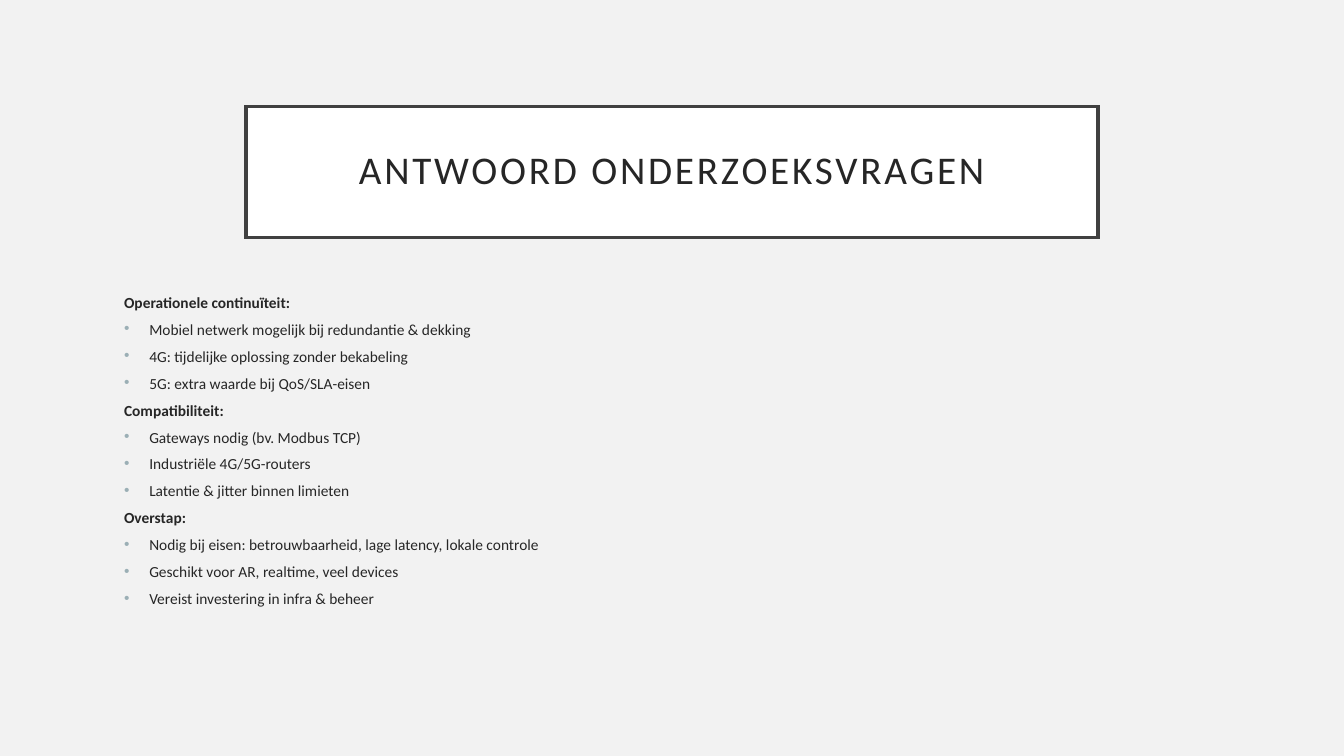
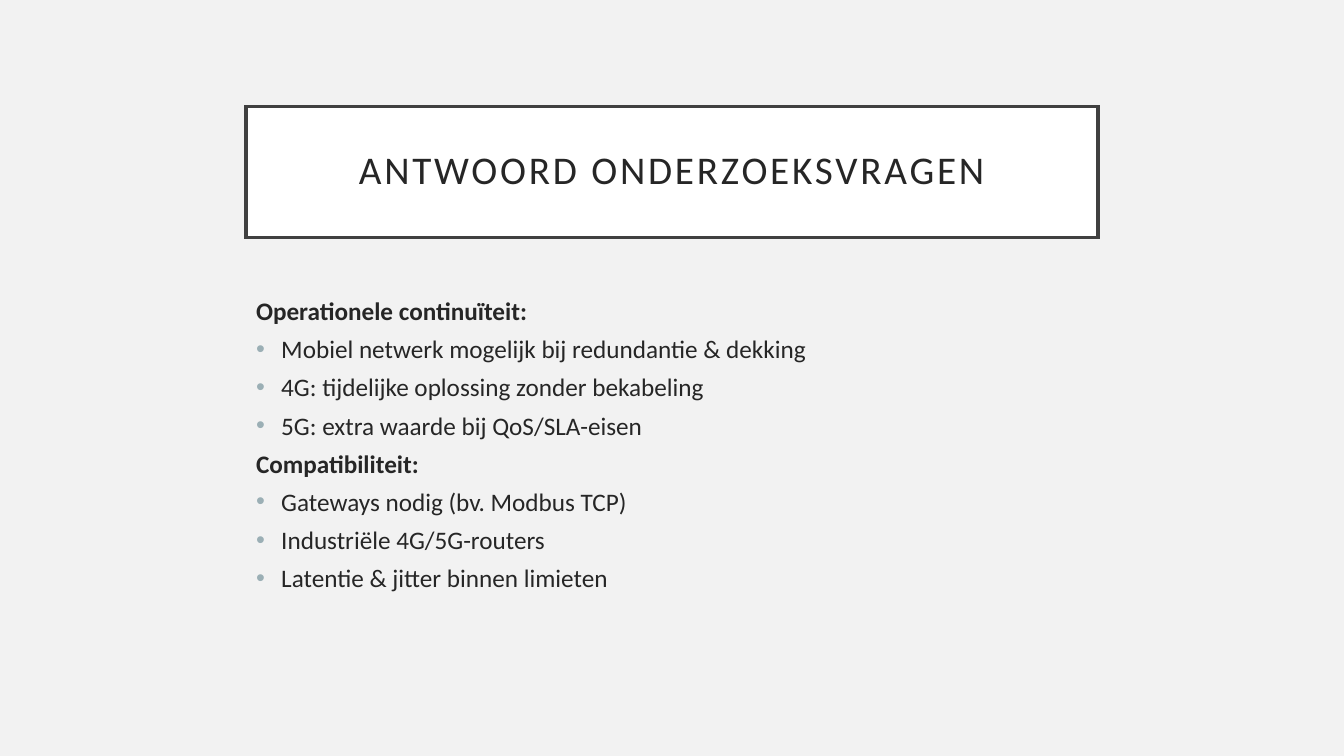
Before and after one commit to JanDeSomviele/Bachelorproef2025, a slide deck: slide 15 of Bachelorproef2025JanDeSomviele.odp (slide 14 before the commit). Drawn at 1344x756 pixels with LibreOffice and Linux fonts; fonts in the diff are those of the drawing. Boxes give left, top, right and bottom in pixels: in the first picture for what was removed or moved away, otherwise in the second. Text is boxed around its words. In the diff, an @@ line names an element or a change of style, - is before the commit and + after.

```diff
--- a/Bachelorproef2025JanDeSomviele.odp
+++ b/Bachelorproef2025JanDeSomviele.odp
@@ text "Operationele continuïteit:": place and size @@
-text "Operationele continuïteit:" at bbox=[124, 297, 538, 607]
+text "Operationele continuïteit:" at bbox=[256, 302, 805, 592]
@@ text "Operationele continuïteit:" at bbox=[256, 302, 805, 592]: size 11 to 18 pt; line spacing 0.7 to 0.8 @@
@@ text at bbox=[124, 513, 538, 607]: paragraphs removed @@
-Overstap:
-• Nodig bij eisen: betrouwbaarheid, lage latency, lokale controle
-• Geschikt voor AR, realtime, veel devices
-• Vereist investering in infra & beheer
```
Also in this commit, not shown: 7 other slides changed, 2 slides added, 2 other files.
